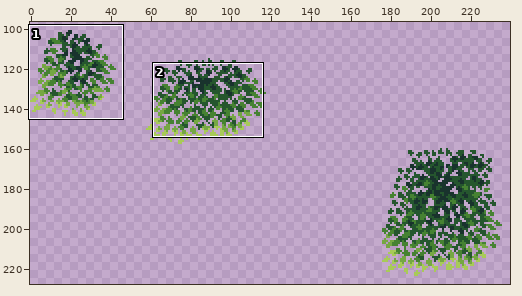
Edited in one commit: sprite sheet (Textures/Environment/TreeLeaves.png). The picture above shows the old version from afar; the outline marks the close-up.
Close-up. Old version:
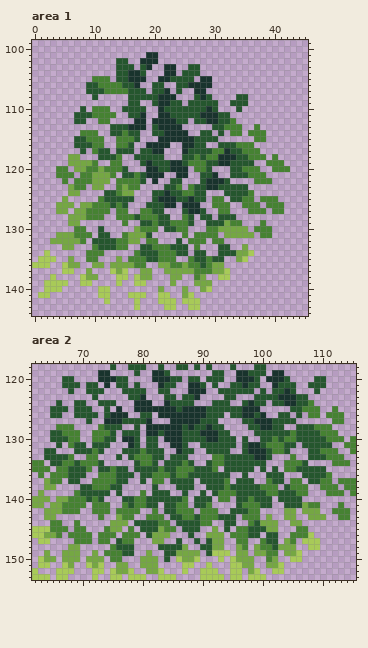
The file is 256x256 pixels. Shown: area 1: x 0..45, y 99..144; area 2: x 62..115, y 118..153. The wide view leaves out empty margins. The commit also changed other parts of the picture, which this record leaves out.
The same view after the edit:
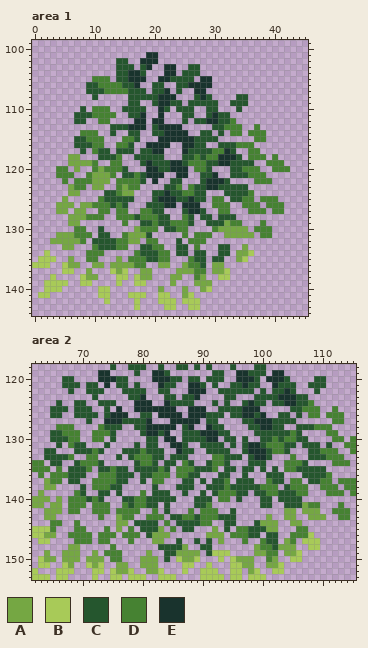
Palette (. is transparent): A #75a743  B #a8ca58  C #25562e  D #468232  E #19332d
Change:
{"where": "area 1"}
{"y":110,"x":23,"old":"C","new":"."}
{"y":110,"x":27,"old":"CCE","new":"..C"}
{"y":111,"x":22,"old":"ECC","new":"..."}
{"y":111,"x":27,"old":"CEE","new":"..C"}
{"y":112,"x":22,"old":"EEC","new":"..."}
{"y":114,"x":14,"old":"CD","new":".."}
{"y":115,"x":14,"old":"D","new":"."}
{"y":117,"x":34,"old":"CD","new":".."}
{"y":118,"x":35,"old":"C","new":"."}
{"y":120,"x":8,"old":"AD","new":".."}
{"y":121,"x":8,"old":"D","new":"."}
{"y":127,"x":9,"old":"DD","new":".."}
{"y":130,"x":29,"old":"D","new":"."}
{"y":131,"x":30,"old":"D","new":"."}
{"y":132,"x":30,"old":"DD","new":".."}
{"y":133,"x":22,"old":"DC","new":".."}
{"y":134,"x":23,"old":"D","new":"."}
{"y":134,"x":33,"old":"C","new":"."}
{"y":135,"x":23,"old":"D","new":"."}
{"y":135,"x":29,"old":"D","new":"."}
{"y":136,"x":23,"old":"DD","new":".."}
{"y":136,"x":29,"old":"D","new":"."}
{"y":137,"x":22,"old":"AA","new":".."}
{"y":137,"x":29,"old":"D","new":"."}
{"where": "area 2"}
{"y":124,"x":93,"old":"C","new":"."}
{"y":125,"x":86,"old":"CE","new":".."}
{"y":125,"x":91,"old":"CC","new":".."}
{"y":126,"x":87,"old":"E","new":"."}
{"y":127,"x":90,"old":"C","new":"."}
{"y":128,"x":80,"old":".","new":"C"}
{"y":128,"x":86,"old":"E","new":"."}
{"y":128,"x":89,"old":"CC","new":".."}
{"y":129,"x":77,"old":"CCC.","new":"...C"}
{"y":129,"x":85,"old":"EE","new":".."}
{"y":129,"x":107,"old":"CCCD","new":"...."}
{"y":130,"x":74,"old":"C","new":"."}
{"y":130,"x":77,"old":"EEC","new":"..."}
{"y":130,"x":86,"old":"E","new":"."}
{"y":130,"x":93,"old":"C","new":"."}
{"y":130,"x":108,"old":"CCCD","new":"...."}
{"y":131,"x":72,"old":"CC","new":".."}
{"y":131,"x":78,"old":"E","new":"."}
{"y":131,"x":94,"old":"C","new":"."}
{"y":131,"x":110,"old":"C","new":"."}
{"y":133,"x":97,"old":"C","new":"."}
{"y":134,"x":67,"old":"DD","new":".."}
{"y":134,"x":86,"old":"C","new":"."}
{"y":134,"x":95,"old":"CCC","new":"..."}
{"y":135,"x":67,"old":"D","new":"."}
{"y":135,"x":85,"old":"C","new":"."}
{"y":135,"x":96,"old":"C","new":"."}
{"y":136,"x":85,"old":"C","new":"."}
{"y":136,"x":90,"old":"CCC","new":"..."}
{"y":137,"x":85,"old":"CC","new":".."}
{"y":137,"x":91,"old":"C","new":"."}
{"y":138,"x":71,"old":"C","new":"."}
{"y":139,"x":71,"old":"CC","new":".."}
{"y":139,"x":98,"old":"C","new":"."}
{"y":140,"x":67,"old":"A","new":"."}
{"y":140,"x":86,"old":"CD","new":".."}
{"y":140,"x":97,"old":"CDC","new":"..."}
{"y":141,"x":67,"old":"D","new":"."}
{"y":141,"x":85,"old":"CDD","new":"..."}
{"y":141,"x":96,"old":"CDDD","new":"...."}
{"y":142,"x":67,"old":"D","new":"."}
{"y":142,"x":85,"old":"CDD","new":"..."}
{"y":142,"x":96,"old":"CCDD","new":"...."}
{"y":143,"x":97,"old":"DDD","new":"..."}
{"y":144,"x":75,"old":"A","new":"."}
{"y":144,"x":83,"old":"D","new":"."}
{"y":144,"x":98,"old":"D","new":"."}
{"y":145,"x":66,"old":"DD","new":".."}
{"y":145,"x":75,"old":"A","new":"."}
{"y":145,"x":84,"old":"D","new":"."}
{"y":145,"x":89,"old":"C","new":"."}
{"y":146,"x":66,"old":"D","new":"."}
{"y":146,"x":88,"old":"C","new":"."}
{"y":147,"x":76,"old":"CD","new":".."}
{"y":147,"x":92,"old":"A","new":"."}
{"y":147,"x":96,"old":"D","new":"."}
{"y":148,"x":76,"old":"CCC","new":"..."}
{"y":148,"x":92,"old":"AA","new":".."}
{"y":148,"x":96,"old":"AD","new":".."}
{"y":149,"x":77,"old":"CC","new":".."}
{"y":149,"x":96,"old":"AA","new":".."}
{"label":"changed","picture_box":[164,106,212,124]}
{"label":"erased","picture_box":[116,130,128,142]}
{"label":"erased","picture_box":[236,148,248,160]}
{"label":"erased","picture_box":[80,166,92,178]}
{"label":"erased","picture_box":[86,208,98,214]}
{"label":"erased","picture_box":[164,226,236,274]}
{"label":"changed","picture_box":[56,400,260,556]}
{"label":"erased","picture_box":[302,430,332,448]}
